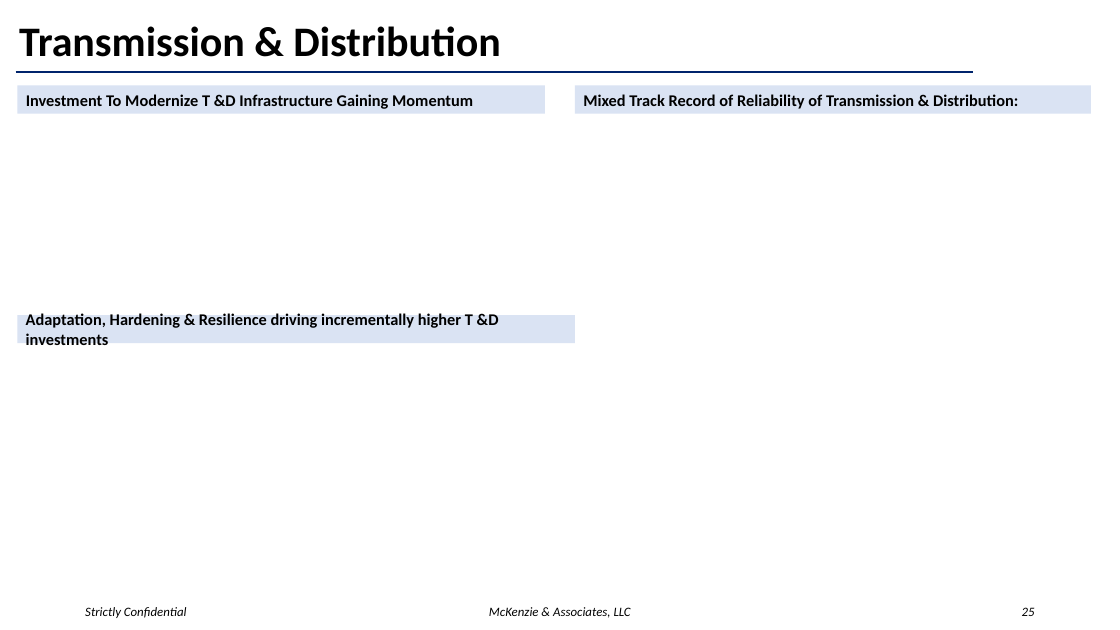
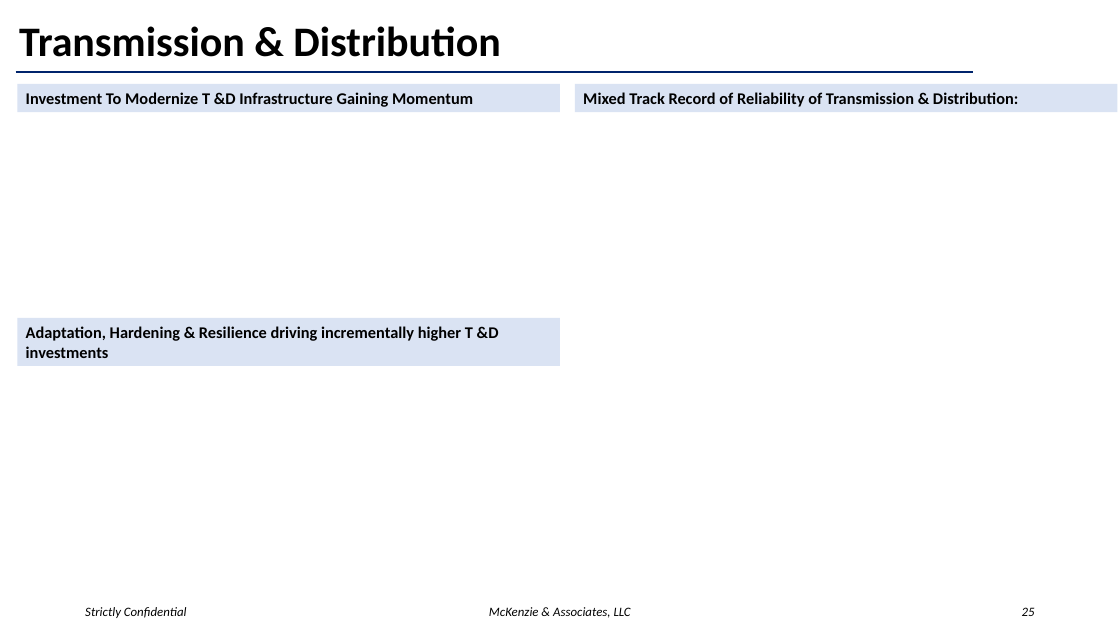
Before and after one commit to McKenzieaa/mck_cfo, a slide deck: slide 25 of streamlit_dashboard/data/energy_template.pptx. Drawn at 1120x630 pixels with LibreOffice and Linux fonts; fonts in the diff are those of the drawing. Boxes give left, top, right and bottom in pixels: in the first picture for what was removed or moved away, otherwise in the second. Text is boxed around its words. In the diff, an @@ line names an element or a change of style, - is before the commit and + after.

```diff
--- a/streamlit_dashboard/data/energy_template.pptx
+++ b/streamlit_dashboard/data/energy_template.pptx
@@ rectangle "Investment To Modernize T &D ...": place and size @@
-rectangle "Investment To Modernize T &D ..." at box(18, 86, 545, 114)
+rectangle "Investment To Modernize T &D ..." at box(18, 84, 560, 113)
@@ rectangle "Mixed Track Record of Reliability ...": place and size @@
-rectangle "Mixed Track Record of Reliability ..." at box(576, 86, 1091, 114)
+rectangle "Mixed Track Record of Reliability ..." at box(576, 84, 1118, 113)
@@ rectangle "Adaptation, Hardening & Resilience driving ...": place and size @@
-rectangle "Adaptation, Hardening & Resilience driving ..." at box(18, 315, 576, 344)
+rectangle "Adaptation, Hardening & Resilience driving ..." at box(18, 318, 560, 366)
```
Also in this commit, not shown: 15 other slides changed.
